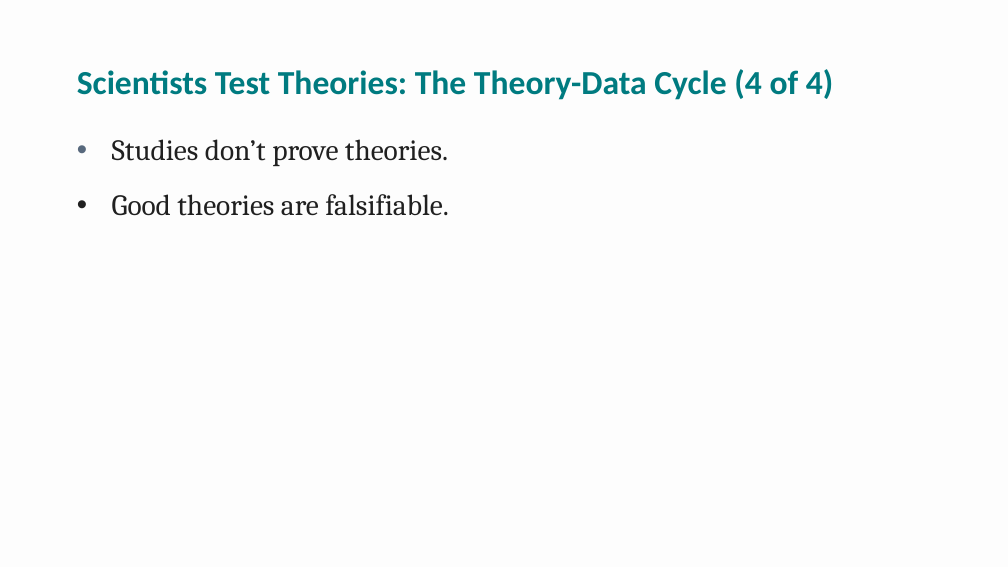
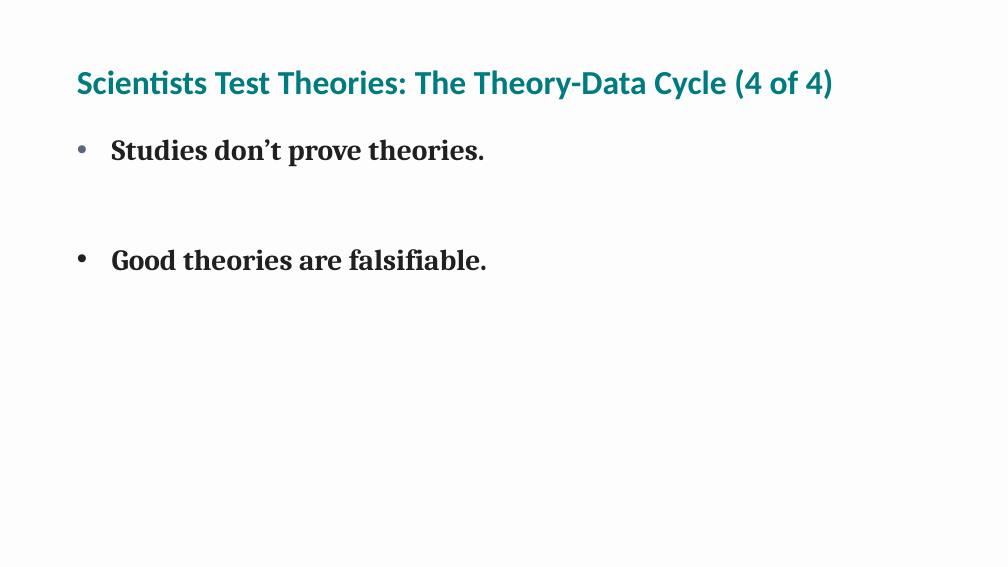
Before and after one commit to npm27/Teaching-Materials, a slide deck: slide 10 of Research Methods/Spring 26/Slides/1 Chapter 1.pptx (slide 11 before the commit). Drawn at 1008x567 pixels with LibreOffice and Linux fonts; fonts in the diff are those of the drawing. Boxes give left, top, right and bottom in pixels: in the first picture for what was removed or moved away, otherwise in the second. Text is boxed around its words. In the diff, an @@ line names an element or a change of style, - is before the commit and + after.

```diff
--- a/Research Methods/Spring 26/Slides/1 Chapter 1.pptx
+++ b/Research Methods/Spring 26/Slides/1 Chapter 1.pptx
@@ text "Studies don’t prove theories." at <box>112,139,487,271</box>: bold on @@
```
Also in this commit, not shown: 3 other slides changed, 2 slides removed, 2 other files.
